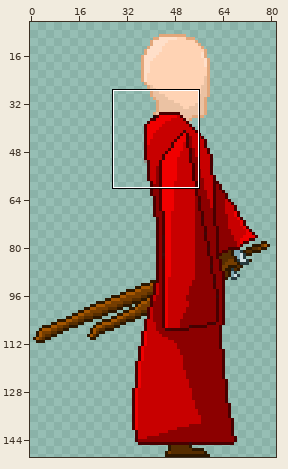
A sprite sheet gets an edit: media/art/characters/char1-idle1.png. The first picture is a wide view before the edit; the outline marks the close-up.
Close-up. The starting point:
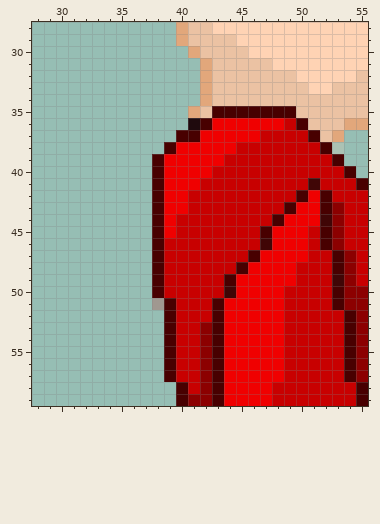
The file is 82x150 pixels. Colours within 5 levels of each other are drawn and written as one. Shown: x 28..55, y 28..59. The wide view leaves out empty margins.
The same view after the edit:
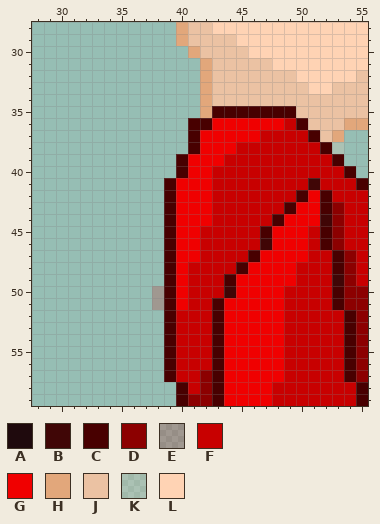
Palette (. is transparent): A #1f0a0d  B #400606  C #480000  D #8c0000  E #c8000033  F #c80000  G #f00000  H #e2a77b  J #ebc2a3  K #ffd3b433  L #ffd3b4
Difference:
Colour C replaces colour A in row 36 at x 41.
Colour C replaces colour F in rows 46 to 50 at x 39.
Colour C replaces colour G in row 38 at x 41; in rows 39 to 40 at x 40; in rows 41 to 45 at x 39.
Colour E replaces colour C in row 50 at x 38.
Colour F replaces colour D in rows 53 to 56 at x 42.
Colour G replaces colour F in row 41 at x 42; in rows 42 to 43 at x 41 to 42; in row 44 at x 40 to 42; in rows 45 to 47 at x 40 to 41; in rows 48 to 51 at x 40.
Colour H replaces colour J in row 35 at x 42.
Colour C is gone in row 37 at x 40; in row 38 at x 39; in rows 39 to 49 at x 38.
Colour G is gone in row 38 at x 40; in rows 39 to 40 at x 39.
Colour H is gone in row 35 at x 41.
